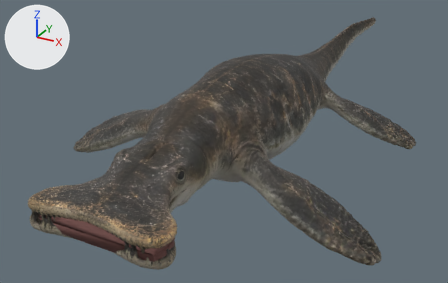
Renders of the glTF model public/assets/triassic/creatures/atopodentatus.glb from each side of a commit.
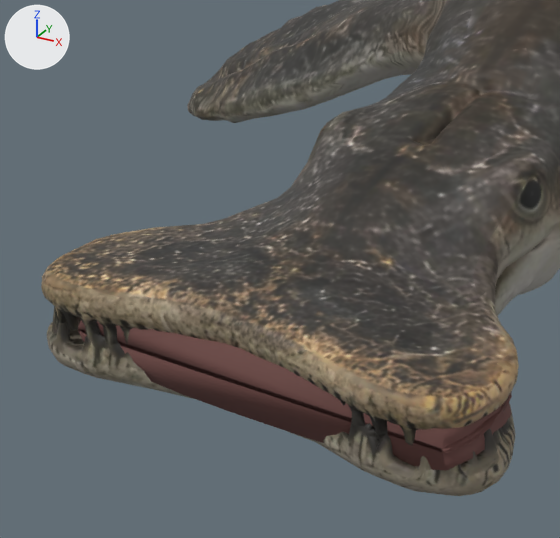
Each version is shown whole from a 50 mm lens placed at (2.16, -3.94, 1.93), pointed at (-0.3, 0.53, -0.31), then close up on the part from 3% to 42% of the width and 40% to 100% of the height. Lighting does not change. The marker at upper left points along +X, +Y and +Z. The last two pictures show the newer version.

Objects in the first close-up: 'Atopodentatus authored body', 'Atopodentatus authored body lower jaw', 'Oral cavity lining' and 1 more.
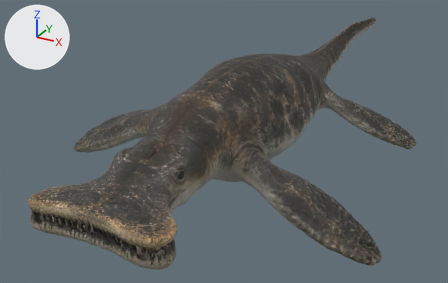
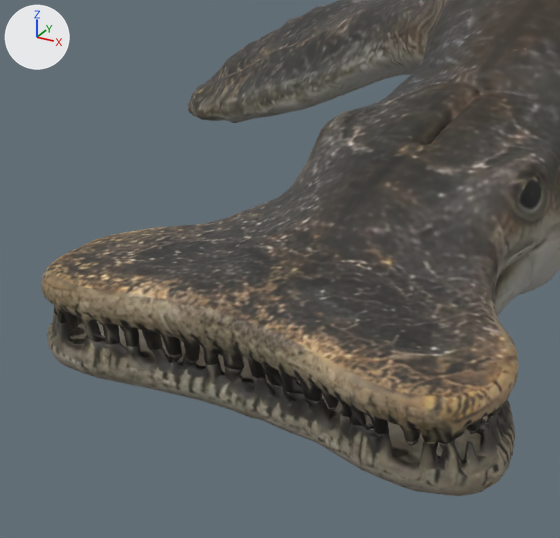
Changed parts and their boxes [x1, y1, x2, y2] in the close-ups (560 x 538 px):
'Oral cavity lining', deleted (brown): before [78, 320, 512, 471]

The change, as a diff of the scene's bpy script:
```diff
--- a/public/assets/triassic/creatures/atopodentatus.glb.py
+++ b/public/assets/triassic/creatures/atopodentatus.glb.py
@@ ob_oral_cavity_lining @@
-ob_oral_cavity_lining = bpy.data.objects.new('Oral cavity lining', me_oral_cavity_lining)
-ob_oral_cavity_lining.location = (0.0, 0.0, 0.0)
```
